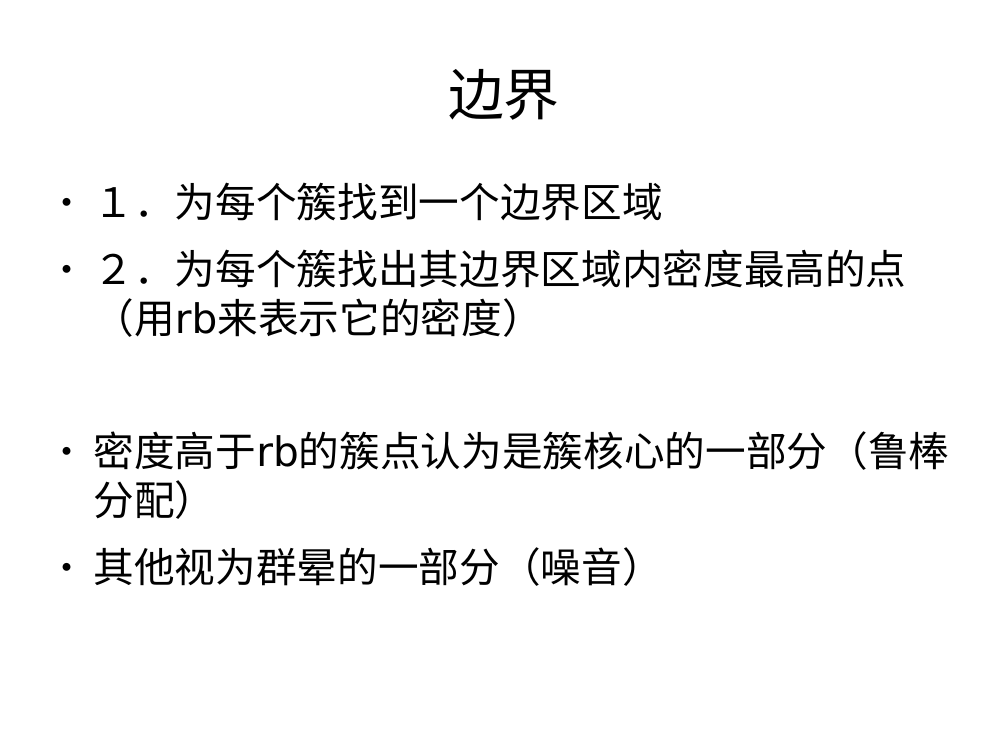
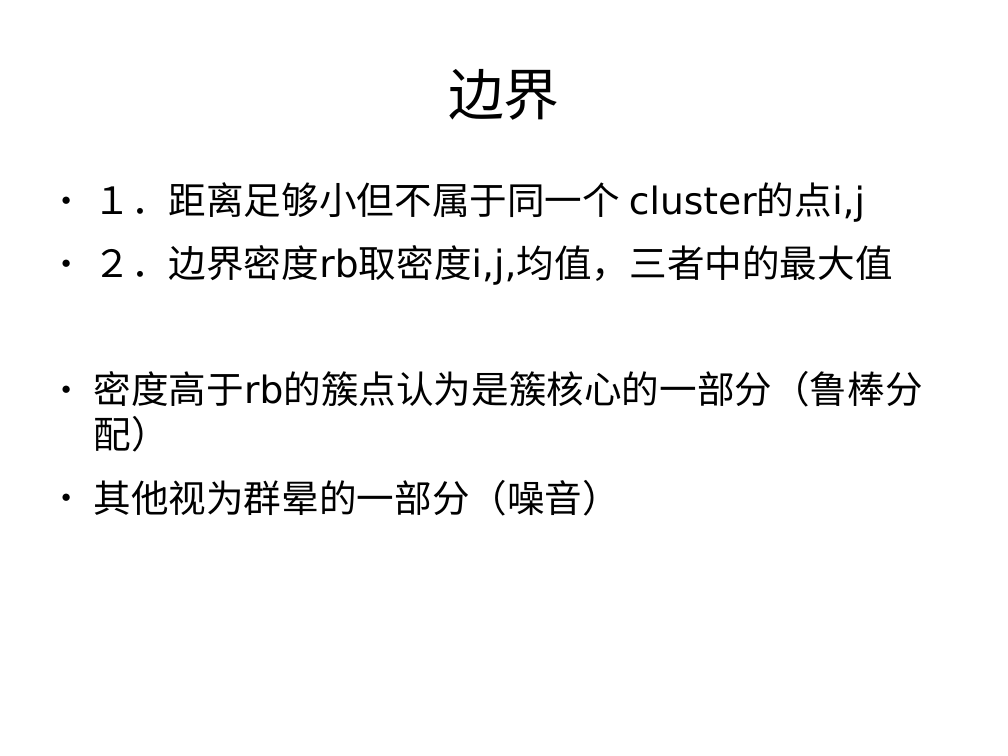
Before and after one commit to Mch233/Mch, a slide deck: slide 17 of work/聚类.odp (slide 15 before the commit). Drawn at 1008x756 pixels with LibreOffice and Linux fonts; fonts in the diff are those of the drawing. Boxes give left, top, right and bottom in pixels: in the first picture for what was removed or moved away, otherwise in the second. Text is boxed around its words. In the diff, an @@ line names an element or a change of style, - is before the commit and + after.

```diff
--- a/work/聚类.odp
+++ b/work/聚类.odp
@@ text at box(94, 182, 893, 285): text changed; size 32 to 29.6 pt @@
-● １．为每个簇找到一个边界区域
-● ２．为每个簇找出其边界区域内密度最高的点（用rb来表示它的密度）
+● １．距离足够小但不属于同一个 cluster的点i,j
+● ２．边界密度rb取密度i,j,均值，三者中的最大值
@@ text at box(94, 371, 923, 516): size 32 to 29.6 pt in "密度高于rb的簇点认为是簇核心的一部分（鲁棒分配）", "其他视为群晕的一部分（噪音）" @@
```
Also in this commit, not shown: 3 slides added, 1 slide removed, 23 other files.
